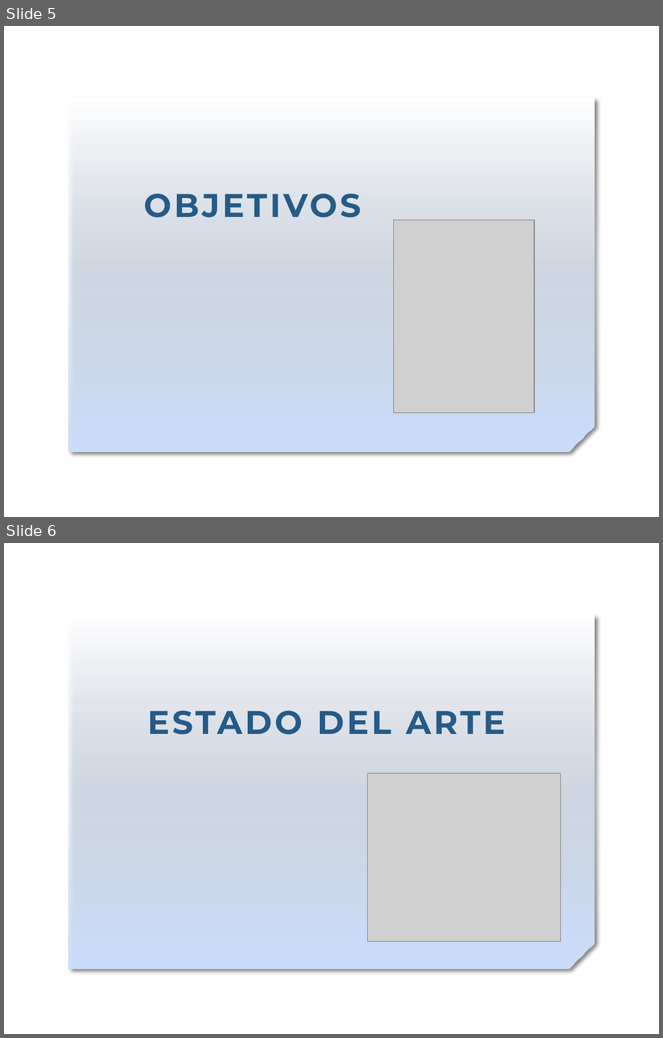
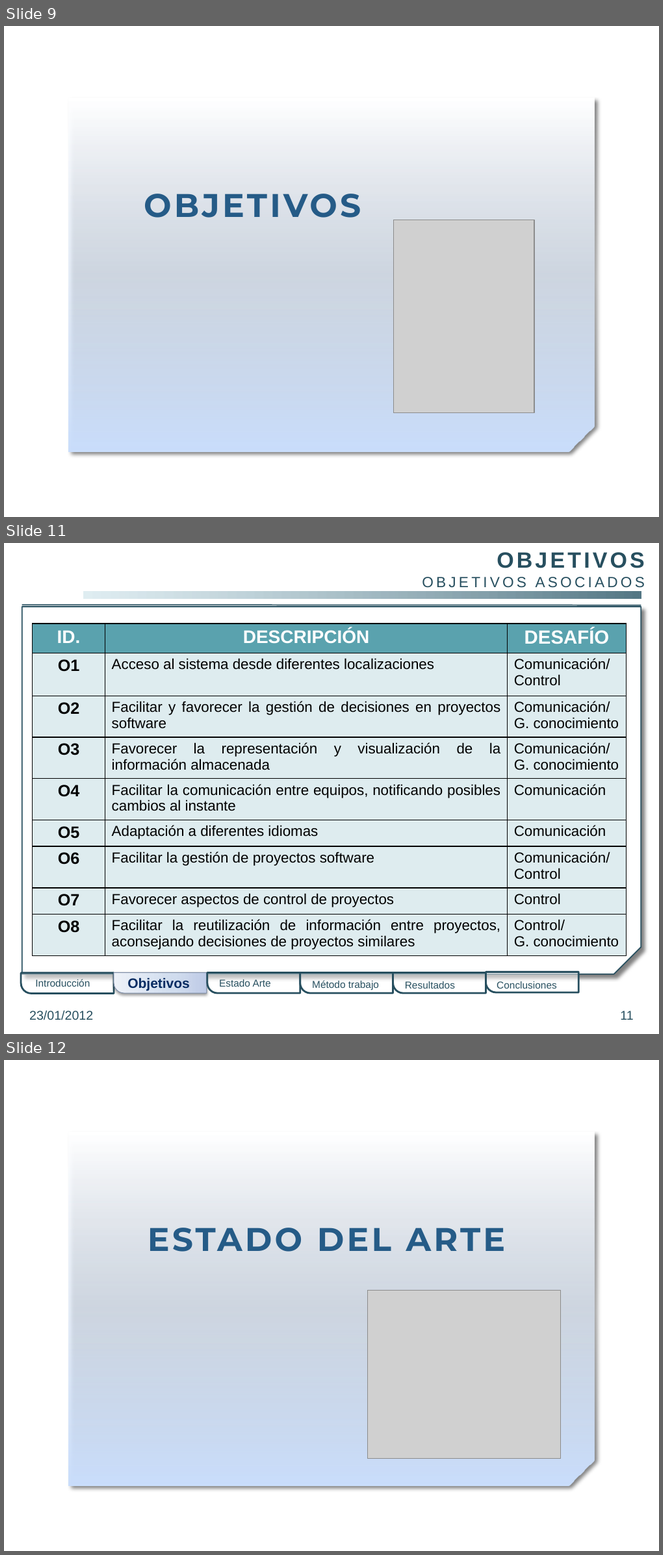
Before and after one commit to gangadhar001/repo-pfc, a slide deck: PFC/Presentacion/PresentacionPFC.pptx. Shown one above the other, each under a label of ours: slides 5 and 6 before the commit, slides 9, 11 and 12 after it; the slides between them are not shown. The pictures are 663x1038 and 663x1555 pixels, drawn with LibreOffice and Linux fonts; fonts in the diff are those of the drawing; grey boxes stand for pictures; background and template pictures are left out. Boxes give left, top, right and bottom in pixels: in the first picture for what was removed or moved away, otherwise in the second. Text is boxed around its words. In the diff, an @@ line names an element or a change of style, - is before the commit and + after.

Commit message:
Escrito hasta estado del arte

```diff
--- a/PFC/Presentacion/PresentacionPFC.pptx
+++ b/PFC/Presentacion/PresentacionPFC.pptx
@@ slide 11 added at [4, 543, 659, 1034], background picture (left out) @@
@@ text added at [422, 552, 645, 588], 16.2 pt, text #274F5F @@
+OBJETIVOS
+OBJETIVOS ASOCIADOS
@@ rectangle added at [84, 592, 641, 599], fill gradient #D0E5EC to #547785 @@
@@ snip rect added at [22, 607, 642, 974], fill #FFFFFF, outline #274F5F 1.25 pt @@
@@ line added from (22, 605) to (641, 605), #274F5F 1.25 pt @@
@@ table added at [32, 624, 626, 956], 9 rows, 3 columns @@
+ID. | DESCRIPCIÓN | DESAFÍO
+O1 | Acceso al sistema desde diferentes localizaciones | Comunicación/Control
+O2 | Facilitar y favorecer la gestión de decisiones en proyectos software | Comunicación/G. conocimiento
+O3 | Favorecer la representación y visualización de la información almacenada | Comunicación/G. conocimiento
+O4 | Facilitar la comunicación entre equipos, notificando posibles cambios al instante | Comunicación
+O5 | Adaptación a diferentes idiomas | Comunicación
+O6 | Facilitar la gestión de proyectos software | Comunicación/Control
+O7 | Favorecer aspectos de control de proyectos | Control
+O8 | Facilitar la reutilización de información entre proyectos, aconsejando decisiones de proyectos similares | Control/ / G. conocimiento
@@ round rect added at [21, 973, 114, 993], fill #FFFFFF at 50% opacity, outline #274F5F 2 pt @@
@@ text added at [35, 979, 90, 987], 11 pt, text #274F5F @@
+Introducción
@@ round rect added at [114, 973, 207, 993], fill gradient #BFCDE7 to #D2DBED to #EDF1F9, outline #7B8CA6 0.75 pt @@
@@ text added at [128, 979, 190, 991], 15 pt, text #072C62, bold @@
+Objetivos
@@ round rect added at [207, 973, 300, 993], fill #FFFFFF at 50% opacity, outline #274F5F 2 pt @@
@@ text added at [219, 979, 271, 987], 11 pt, text #274F5F @@
+Estado Arte
@@ round rect added at [300, 973, 393, 993], fill #FFFFFF at 50% opacity, outline #274F5F 2 pt @@
@@ text added at [312, 980, 379, 990], 11 pt, text #274F5F @@
+Método trabajo
@@ round rect added at [393, 973, 486, 993], fill #FFFFFF at 50% opacity, outline #274F5F 2 pt @@
@@ text added at [405, 982, 455, 989], 11 pt, text #274F5F @@
+Resultados
@@ round rect added at [486, 973, 579, 993], fill #FFFFFF at 50% opacity, outline #274F5F 2 pt @@
@@ text added at [497, 982, 557, 989], 11 pt, text #274F5F @@
+Conclusiones
@@ text added at [29, 1010, 93, 1021], 14 pt, text #274F5F @@
+23/01/2012
@@ page number added at [620, 1011, 633, 1020], 14 pt, text #274F5F @@
+11
@@ what was slide 5 is now slide 9 @@
@@ what was slide 6 is now slide 12 @@
```
Also in this commit, not shown: 2 slides changed, 10 other slides added.
